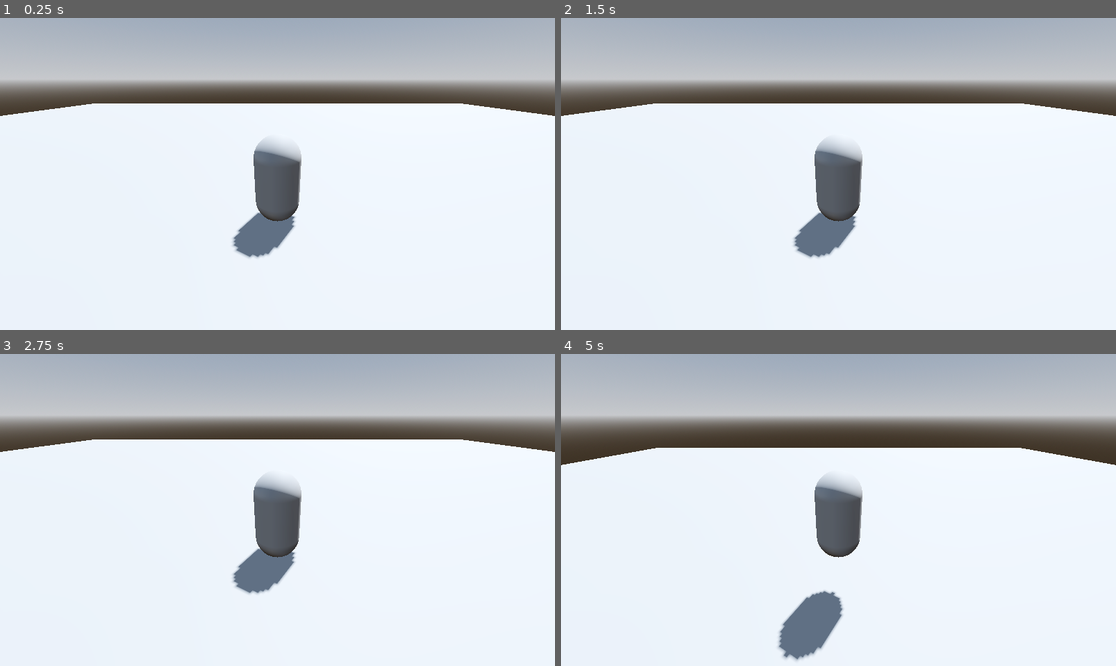
Above: before the commit, frames 1-4 (two rows, left to right).
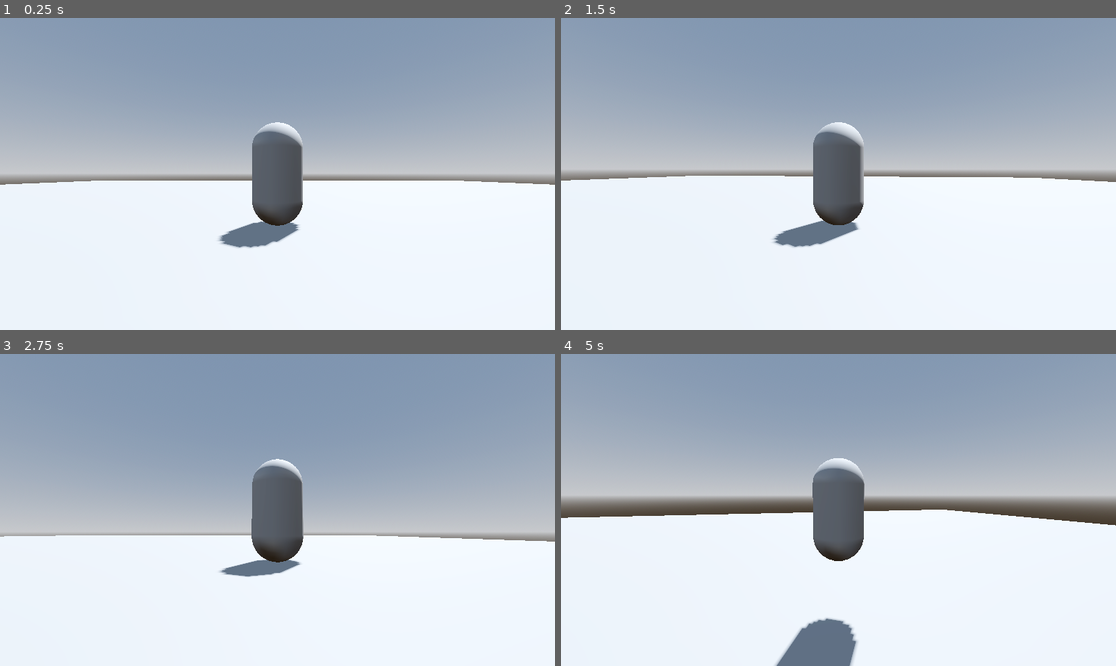
Above: after the commit, the same moments.

Repository: fFukurou/Project-ActionCombat
Game: Godot game, scene res://Levels/level.tscn
Two runs of this game, one before a commit and one after it. Both use one fixed random seed, a clock stepped at 60 frames per second and the inputs below.
Inputs (mouse positions are in pixels of both pictures, inside the frame that each line leads up to):
- Up to frame 1 (0.25 s): no input
- Up to frame 2 (1.5 s): tap Enter (ui_accept) at 0.5, 0.77 s; move the mouse to (960, 158) at 0.52 s; hold D (move_right) 0.53-1.28 s; move the mouse to (727, 189) at 1.27 s; hold S (move_back) from 1.28 s (still down)
- Up to frame 3 (2.75 s): tap Enter (ui_accept) at 1.52 s; move the mouse to (333, 441) at 2.02 s; release S (move_back) at 2.03 s; hold D (move_right) from 2.03 s (still down)
- Up to frame 4 (5 s): move the mouse to (810, 572) at 2.77 s; release D (move_right) at 2.78 s; hold W (move_forward) 2.78-3.53 s; tap Enter (ui_accept) at 3.02, 3.77, 4.52 s; move the mouse to (1005, 556) at 3.52 s; hold A (move_left) from 3.53 s (still down); tap Escape (ui_cancel) at 4.15 s; move the mouse to (672, 463) at 4.27 s

The runs differ from the first frame. In frame 1, 52% of the frame differs, in the area x 0-100%, y 0-78%; in frame 2, 51%; in frame 3, 58%; in frame 4, 53%.

Commit message:
basic camera movement

Diff:
--- a/Player/player.gd
+++ b/Player/player.gd
@@ -3,9 +3,25 @@
 
 const SPEED = 5.0
 const JUMP_VELOCITY = 4.5
+@onready var spring_arm_3d: SpringArm3D = $SpringArm3D
+@onready var horizontal_pivot: Node3D = $HorizontalPivot
+@onready var vertical_pivot: Node3D = $HorizontalPivot/VerticalPivot
 
 
+
+# Stores the x/y direction the player is trying to look in
+var _look := Vector2.ZERO
+
+@export var mouse_sensitivity: float = 0.00075
+@export var min_boundary: float = -60
+@export var max_boundary: float = 10
+
+
+func _ready() -> void:
+	Input.mouse_mode = Input.MOUSE_MODE_CAPTURED
+
 func _physics_process(delta: float) -> void:
+	frame_camera_rotation()
 	# Add the gravity.
 	if not is_on_floor():
 		velocity += get_gravity() * delta
@@ -14,10 +30,8 @@
 	if Input.is_action_just_pressed("ui_accept") and is_on_floor():
 		velocity.y = JUMP_VELOCITY
 
-	# Get the input direction and handle the movement/deceleration.
-	# As good practice, you should replace UI actions with custom gameplay actions.
-	var input_dir := Input.get_vector("ui_left", "ui_right", "ui_up", "ui_down")
-	var direction := (transform.basis * Vector3(input_dir.x, 0, input_dir.y)).normalized()
+
+	var direction := get_movement_direction()
 	if direction:
 		velocity.x = direction.x * SPEED
 		velocity.z = direction.z * SPEED
@@ -26,3 +40,27 @@
 		velocity.z = move_toward(velocity.z, 0, SPEED)
 
 	move_and_slide()
+
+func _unhandled_input(event: InputEvent) -> void:
+	if event.is_action_pressed("ui_cancel"):
+		Input.mouse_mode = Input.MOUSE_MODE_VISIBLE
+	if Input.mouse_mode == Input.MOUSE_MODE_CAPTURED:
+		if event is InputEventMouseMotion:
+			_look = -event.relative * mouse_sensitivity
+
+
+func get_movement_direction() -> Vector3:
+	var input_dir := Input.get_vector("move_left", "move_right", "move_forward", "move_back")
+	var input_vector := Vector3(input_dir.x, 0, input_dir.y).normalized()
+	var direction := horizontal_pivot.global_transform.basis * input_vector
+	return direction
+
+
+func frame_camera_rotation() -> void:
+	horizontal_pivot.rotate_y(_look.x)
+	vertical_pivot.rotate_x(_look.y)
+	# Clamps the vertical camera rotation
+	vertical_pivot.rotation.x = clampf(vertical_pivot.rotation.x, deg_to_rad(min_boundary), deg_to_rad(max_boundary))
+
+
+	_look = Vector2.ZERO
--- a/Player/player.tscn
+++ b/Player/player.tscn
@@ -1,10 +1,13 @@
-[gd_scene load_steps=4 format=3 uid="uid://d3tssa76f6s7s"]
+[gd_scene load_steps=6 format=3 uid="uid://d3tssa76f6s7s"]
 
 [ext_resource type="Script" path="res://Player/player.gd" id="1_8um5d"]
+[ext_resource type="Script" path="res://Player/smooth_camera_arm.gd" id="2_d38v5"]
 
 [sub_resource type="CapsuleShape3D" id="CapsuleShape3D_q5x5d"]
 
 [sub_resource type="CapsuleMesh" id="CapsuleMesh_s3cjp"]
+
+[sub_resource type="SeparationRayShape3D" id="SeparationRayShape3D_o0dru"]
 
 [node name="Player" type="CharacterBody3D"]
 script = ExtResource("1_8um5d")
@@ -15,5 +18,16 @@
 [node name="MeshInstance3D" type="MeshInstance3D" parent="."]
 mesh = SubResource("CapsuleMesh_s3cjp")
 
-[node name="Camera3D" type="Camera3D" parent="."]
-transform = Transform3D(1, 0, 0, 0, 0.906308, 0.422618, 0, -0.422618, 0.906308, 0, 2, 4)
+[node name="SmoothCameraArm" type="SpringArm3D" parent="." node_paths=PackedStringArray("target")]
+transform = Transform3D(1, 0, 0, 0, 0.906308, 0.422618, 0, -0.422618, 0.906308, 0, 0, 0)
+shape = SubResource("SeparationRayShape3D_o0dru")
+spring_length = 4.0
+script = ExtResource("2_d38v5")
+target = NodePath("../HorizontalPivot/VerticalPivot")
+
+[node name="Camera3D" type="Camera3D" parent="SmoothCameraArm"]
+transform = Transform3D(1, 0, 0, 0, 1, 0, 0, 0, 1, 0, 0, 0)
+
+[node name="HorizontalPivot" type="Node3D" parent="."]
+
+[node name="VerticalPivot" type="Node3D" parent="HorizontalPivot"]
--- /dev/null
+++ b/Player/smooth_camera_arm.gd
@@ -0,0 +1,7 @@
+extends SpringArm3D
+
+@export var target: Node3D
+@export var decay: float = 20.0
+
+func _physics_process(delta: float) -> void:
+	global_transform = global_transform.interpolate_with(target.global_transform, 1.0 - exp(-decay * delta))
